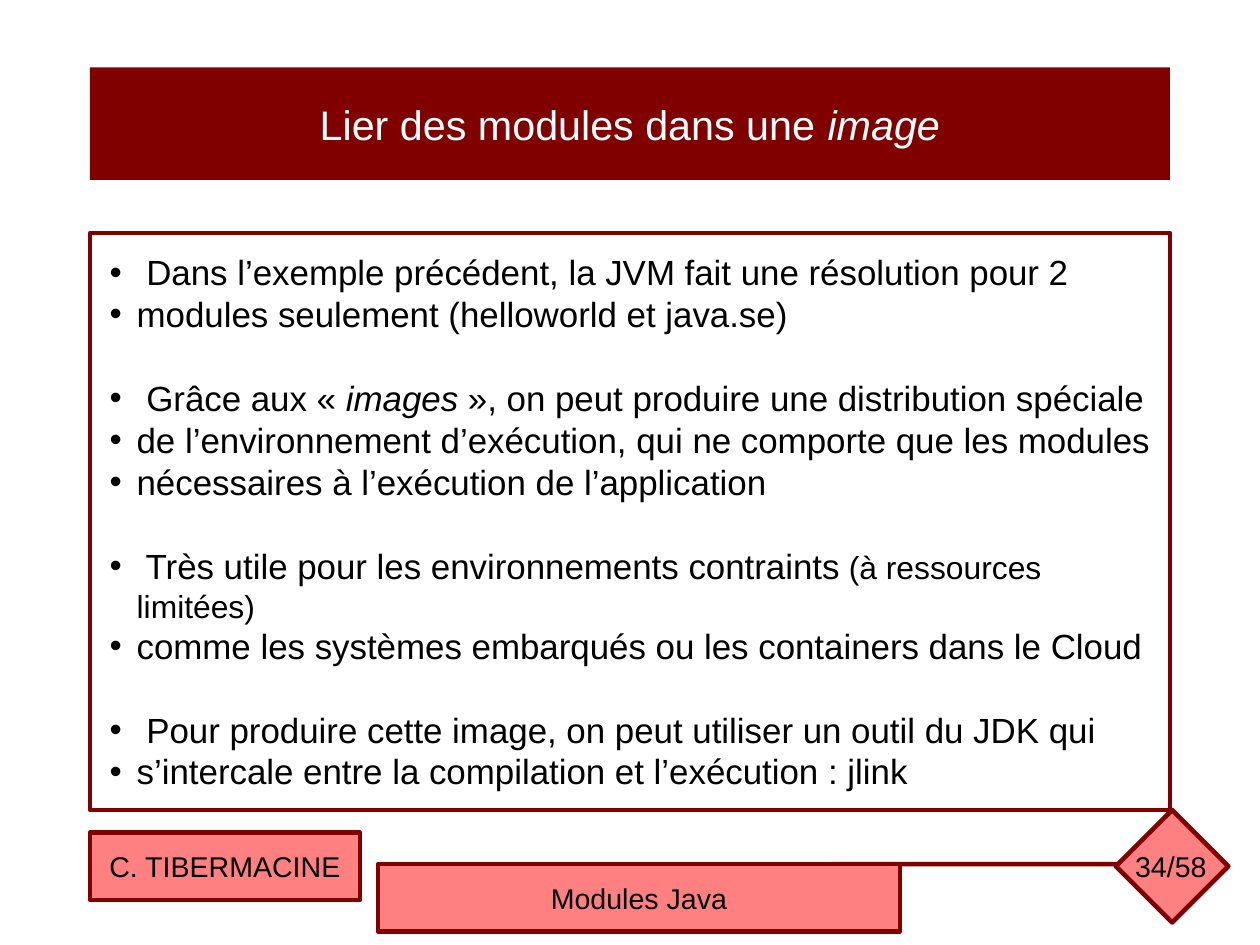
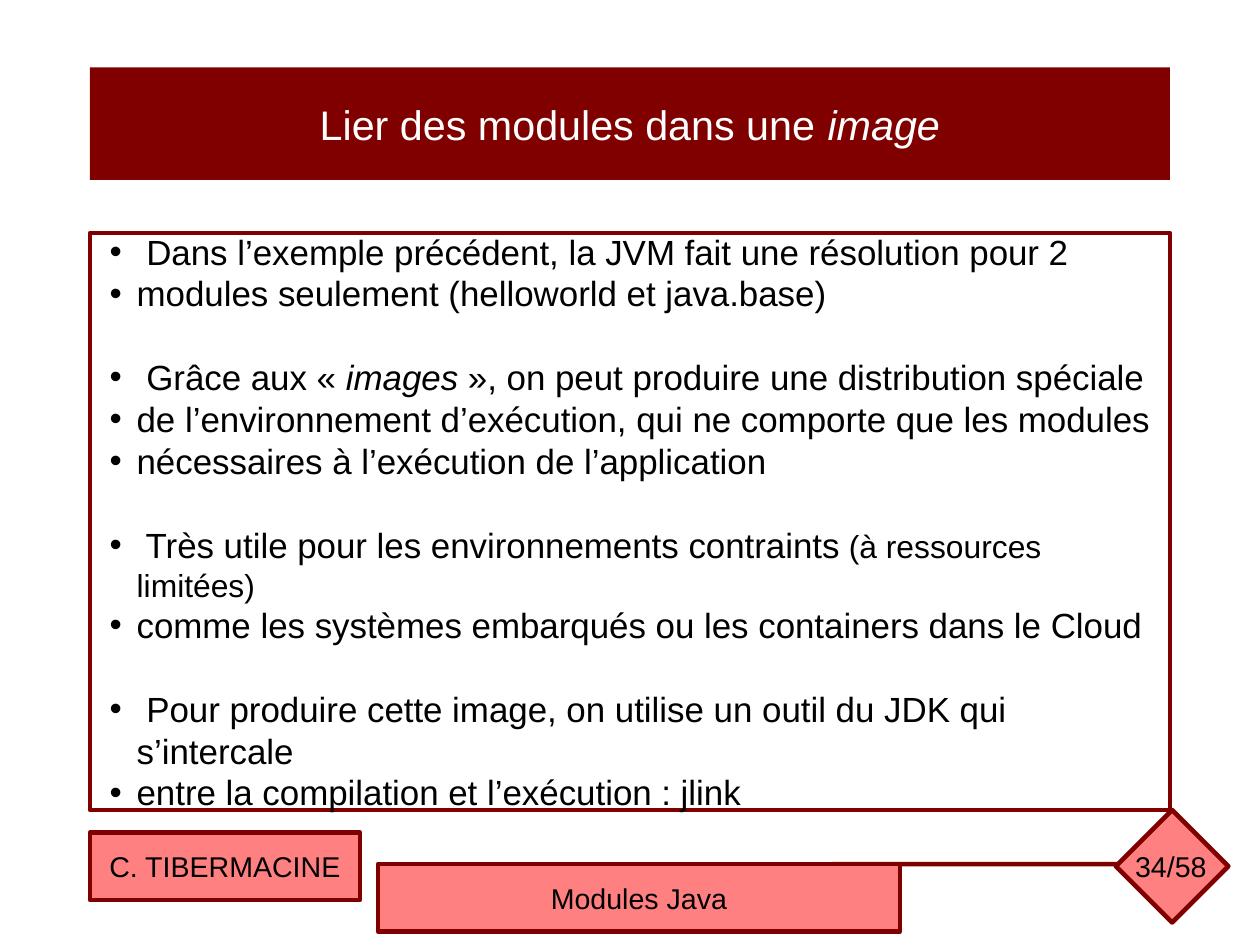
Before and after one commit to ctiber/composants, a slide deck: slide 34 of cours/cours6.odp. Drawn at 1260x945 pixels with LibreOffice and Linux fonts; fonts in the diff are those of the drawing. Boxes give left, top, right and bottom in pixels: in the first picture for what was removed or moved away, otherwise in the second. Text is boxed around its words. In the diff, an @@ line names an element or a change of style, - is before the commit and + after.

```diff
--- a/cours/cours6.odp
+++ b/cours/cours6.odp
@@ text in rectangle at (137,280,826,313): text changed @@
-• modules seulement (helloworld et java.se)
+• modules seulement (helloworld et java.base)
@@ text in rectangle at (137,696,1007,812): text changed @@
-• Pour produire cette image, on peut utiliser un outil du JDK qui
-• s’intercale entre la compilation et l’exécution : jlink
+• Pour produire cette image, on utilise un outil du JDK qui s’intercale
+• entre la compilation et l’exécution : jlink
```
Also in this commit, not shown: 21 other slides changed, 1 other file.
